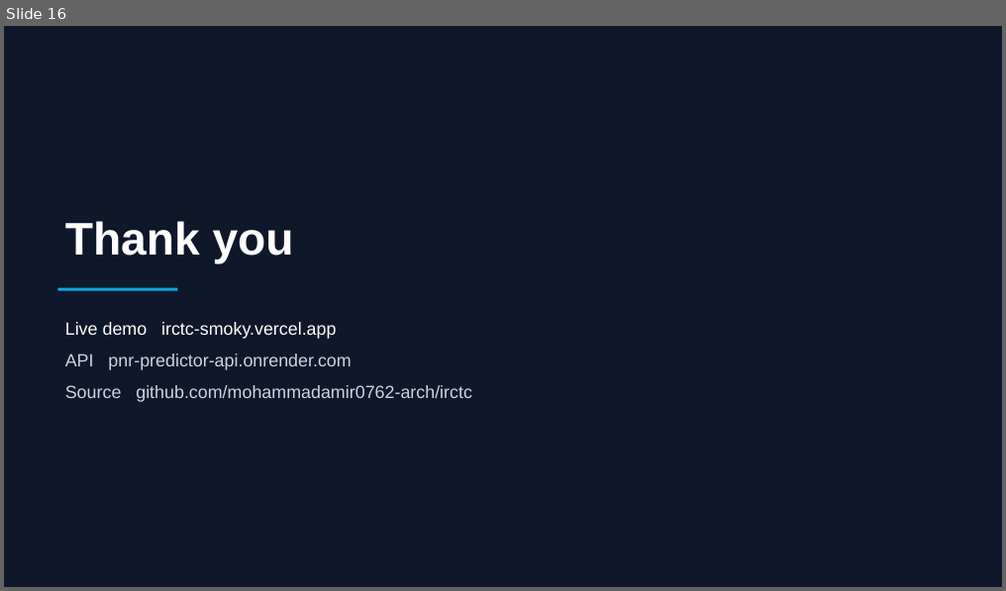
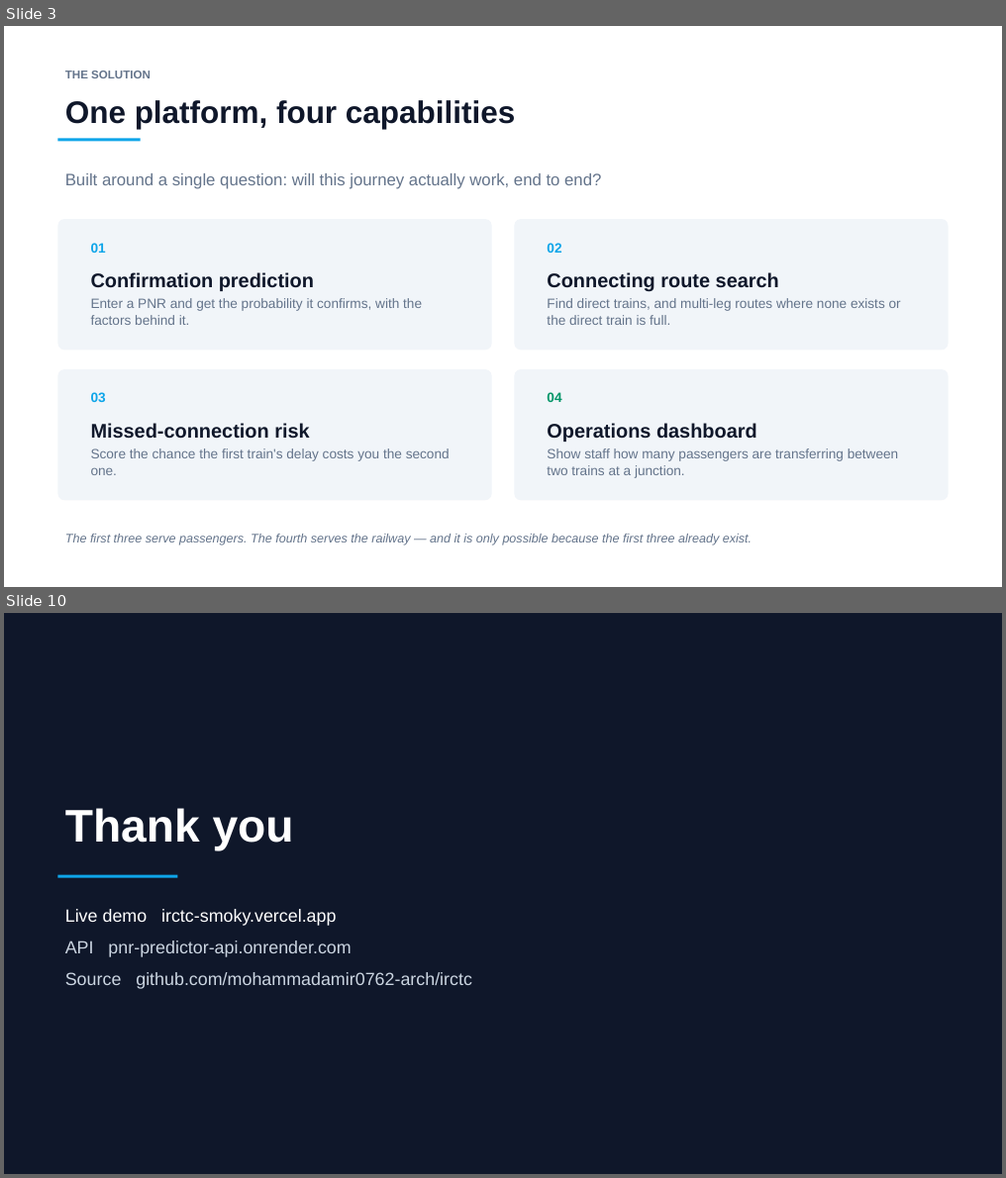
Before and after one commit to mohammadamir0762-arch/irctc, a slide deck: PS91_Presentation.pptx. Shown one above the other, each under a label of ours: slide 16 before the commit, slides 3 and 10 after it; the slides between them are not shown. The pictures are 1006x591 and 1006x1178 pixels, drawn with LibreOffice and Linux fonts; fonts in the diff are those of the drawing. Boxes give left, top, right and bottom in pixels: in the first picture for what was removed or moved away, otherwise in the second. Text is boxed around its words. In the diff, an @@ line names an element or a change of style, - is before the commit and + after.

Commit message:
rework presentation around one unified system

```diff
--- a/PS91_Presentation.pptx
+++ b/PS91_Presentation.pptx
@@ slide 3 added at [4,26,1002,587], background #FFFFFF @@
@@ text added at [65,71,151,78], 11 pt, text #64748B, bold @@
+THE SOLUTION
@@ text added at [65,100,515,129], 30 pt, text #0F172A, bold @@
+One platform, four capabilities
@@ rectangle added at [57,138,141,141], fill #0EA5E9 @@
@@ text added at [65,174,601,189], 16 pt, text #64748B @@
+Built around a single question: will this journey actually work, end to end?
@@ rounded rectangle added at [57,219,492,350], fill #F1F5F9 @@
@@ rounded rectangle added at [515,219,948,350], fill #F1F5F9 @@
@@ text added at [91,243,106,253], 13 pt, text #0EA5E9, bold @@
+01
@@ text added at [547,243,561,253], 13 pt, text #0EA5E9, bold @@
+02
@@ text added at [91,273,422,325], 13 pt, text #64748B @@
+Confirmation prediction
+Enter a PNR and get the probability it confirms, with the factors behind it.
@@ text added at [547,273,901,325], 13 pt, text #64748B @@
+Connecting route search
+Find direct trains, and multi-leg routes where none exists or the direct train is full.
@@ rounded rectangle added at [57,370,492,500], fill #F1F5F9 @@
@@ rounded rectangle added at [515,370,948,500], fill #F1F5F9 @@
@@ text added at [91,392,106,402], 13 pt, text #0EA5E9, bold @@
+03
@@ text added at [547,392,561,402], 13 pt, text #059669, bold @@
+04
@@ text added at [91,423,450,475], 13 pt, text #64748B @@
+Missed-connection risk
+Score the chance the first train's delay costs you the second one.
@@ text added at [547,423,899,478], 13 pt, text #64748B @@
+Operations dashboard
+Show staff how many passengers are transferring between two trains at a junction.
@@ text added at [65,534,751,546], 12 pt, text #64748B, italic @@
+The first three serve passengers. The fourth serves the railway — and it is only possible because the first three already exist.
@@ what was slide 16 is now slide 10 @@
```
Also in this commit, not shown: 4 slides changed, 4 other slides added, 11 slides removed, 1 other file.
